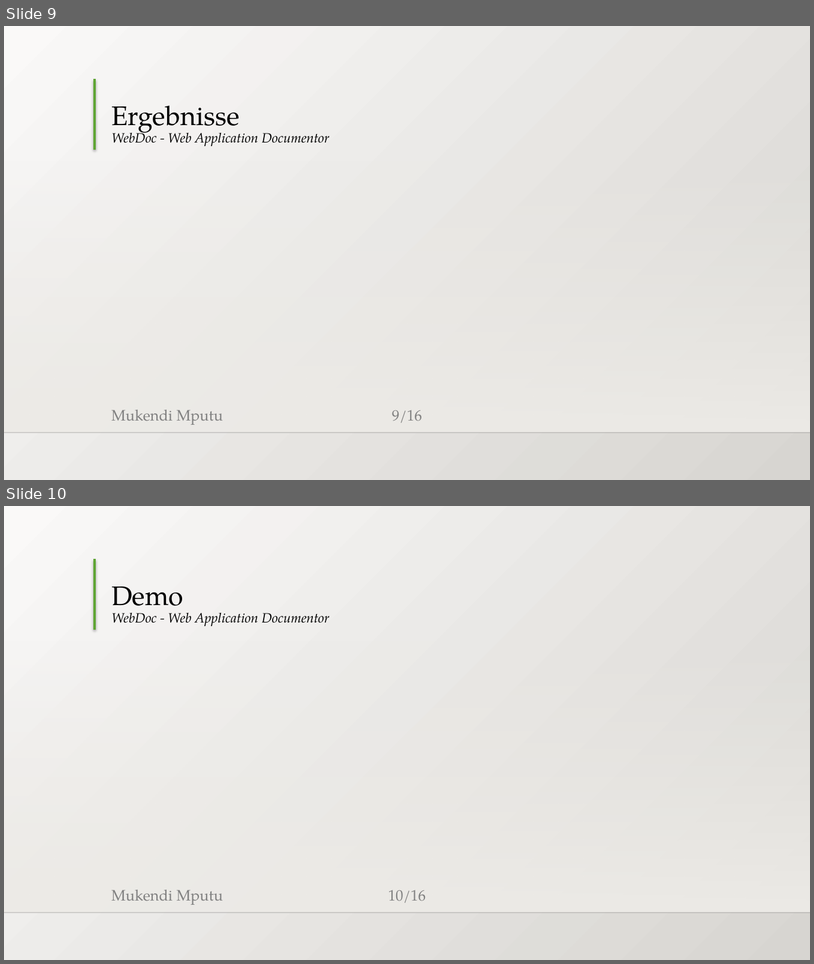
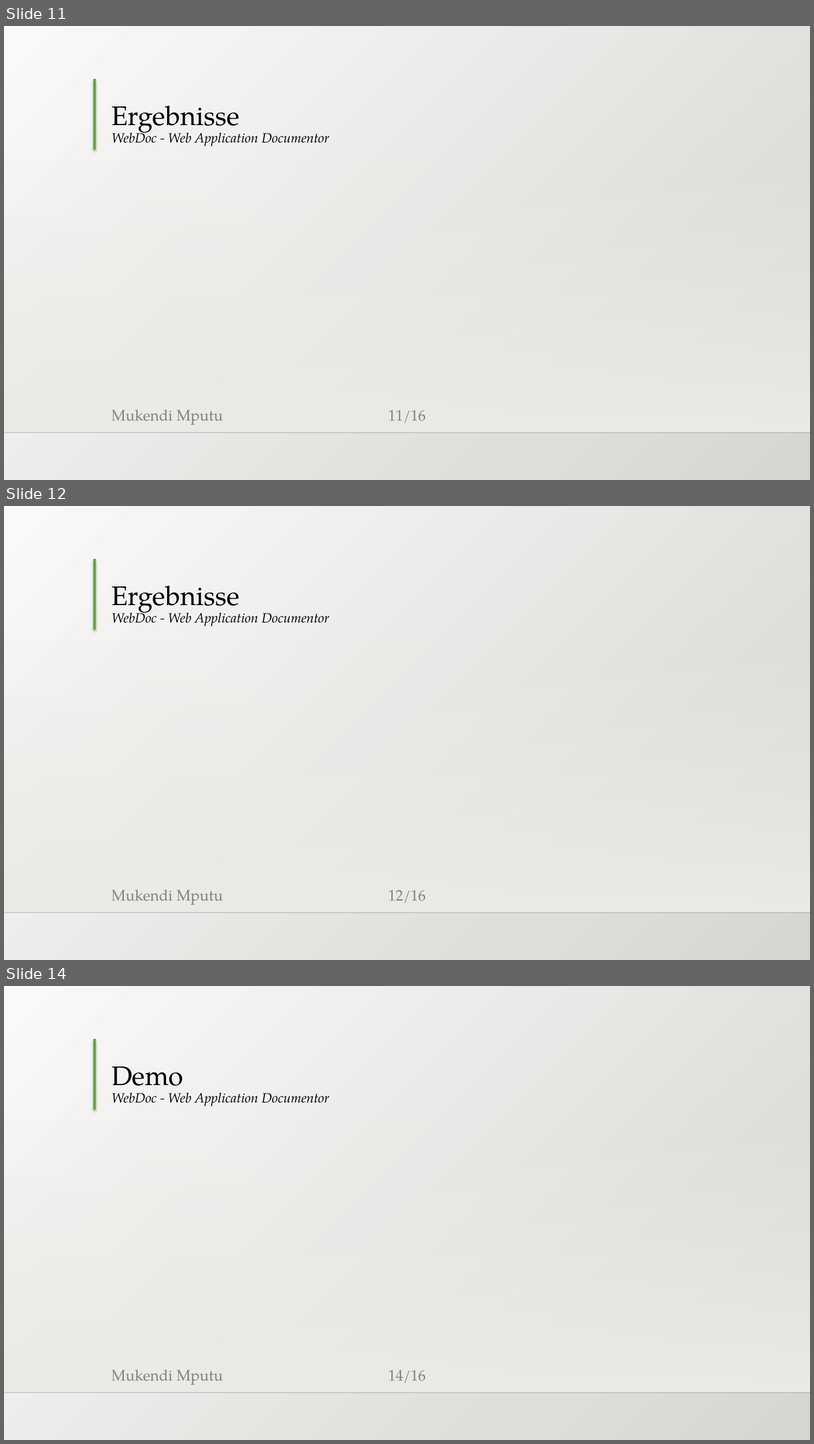
Before and after one commit to MukendiMputu/BachelorThesis, a slide deck: Abschlussvortrag.pptx. Shown one above the other, each under a label of ours: slides 9 and 10 before the commit, slides 11, 12 and 14 after it; the slides between them are not shown. The pictures are 814x964 and 814x1444 pixels, drawn with LibreOffice and Linux fonts; fonts in the diff are those of the drawing; background and template pictures are left out. Boxes give left, top, right and bottom in pixels: in the first picture for what was removed or moved away, otherwise in the second. Text is boxed around its words. In the diff, an @@ line names an element or a change of style, - is before the commit and + after.

```diff
--- a/Abschlussvortrag.pptx
+++ b/Abschlussvortrag.pptx
@@ slide 12 added at [4, 506, 810, 960], background gradient #FAFAF9 to #D7D5D2; not listed: 5 template elements that a slide beside it also shows @@
@@ title added at [111, 585, 330, 626], 16 pt, text #000000, italic @@
+Ergebnisse
+WebDoc - Web Application Documentor
@@ what was slide 9 is now slide 11 @@
@@ page number at [389, 409, 426, 423]: text changed @@
-9/16
+11/16
@@ what was slide 10 is now slide 14 @@
@@ page number at [389, 1369, 426, 1383]: text changed @@
-10/16
+14/16
```
Also in this commit, not shown: 2 slides changed, 3 other slides added, 2 other files.
